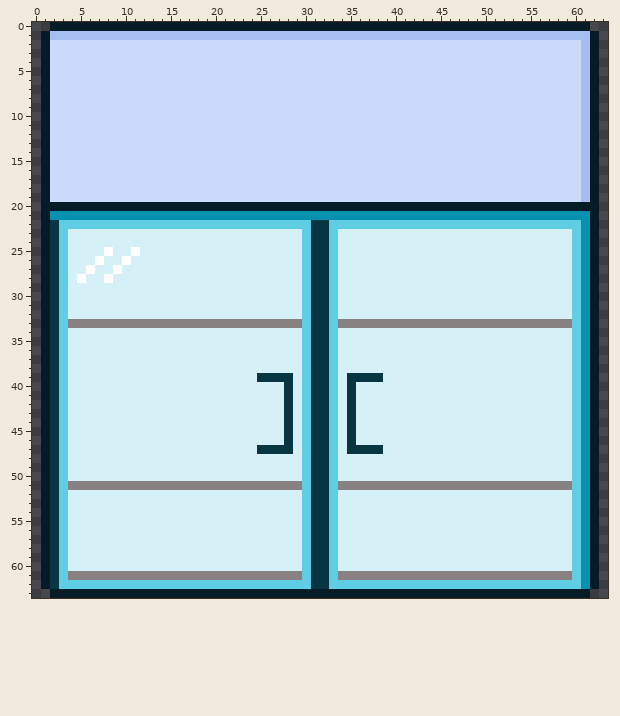
Pixel-art file: sprite_assets/kitchen/spr_fridge.aseprite. Above, as it was before the edit.
64x64 pixels, 1 frame. Colours within 5 levels of each other are drawn and written as one.
Now the later version:
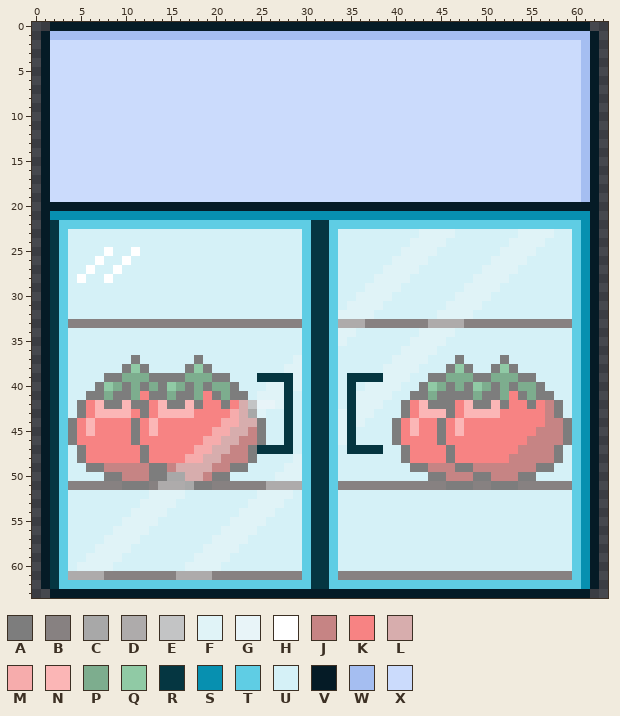
Palette (. is transparent): A #7d7d7d  B #878181  C #a8a8a8  D #aeabab  E #c3c4c5  F #e0f3f7  G #e8f4f8  H #ffffff  J #c68484  K #f78383  L #d7adad  M #f6acac  N #fbb6b6  P #7dad8e  Q #90caa5  R #053641  S #0790b0  T #5fcde4  U #d5f1f7  V #051b26  W #a5bef1  X #cbdbfc
The edit:
Layers "Layer 5", "Layer 4":
y 23: x 43..46 UUUU -> FFFF; x 54..57 UUUU -> FFFF
y 24: x 42..45 UUUU -> FFFF; x 53..56 UUUU -> FFFF
y 25: x 41..44 UUUU -> FFFF; x 52..55 UUUU -> FFFF
y 26: x 40..43 UUUU -> FFFF; x 51..54 UUUU -> FFFF
y 27: x 39..42 UUUU -> FFFF; x 50..53 UUUU -> FFFF
y 28: x 38..41 UUUU -> FFFF; x 49..52 UUUU -> FFFF
y 29: x 37..40 UUUU -> FFFF; x 48..51 UUUU -> FFFF
y 30: x 36..39 UUUU -> FFFF; x 47..50 UUUU -> FFFF
y 31: x 35..38 UUUU -> FFFF; x 46..49 UUUU -> FFFF
y 32: x 34..37 UUUU -> FFFF; x 45..48 UUUU -> FFFF
y 33: x 34..36 BBB -> DDD; x 44..47 BBBB -> DDDD
y 34: x 34..35 UU -> FF; x 43..46 UUUU -> FFFF
y 35: x 34 U -> F; x 42..45 UUUU -> FFFF
y 36: x 41..44 UUUU -> FFFF
y 37: x 11 U -> A; x 18 U -> A; x 29 U -> F; x 40..43 UUUU -> FFFF; x 47 U -> A; x 52 U -> A
y 38: x 10..12 UUU -> AQA; x 17..19 UUU -> AQA; x 28..29 UU -> FF; x 39..42 UUUU -> FFFF; x 46..48 UUU -> AQA; x 51..53 UUU -> AQA
y 39: x 8..21 UUUUUUUUUUUUUU -> AAPPPAAAAPPPAA; x 29 U -> F; x 39..41 UUU -> FFF; x 44..55 UUUUUUUUUUUU -> AAPPPAAPPPAA
y 40: x 7..22 UUUUUUUUUUUUUUUU -> AQPAPAPAQPAPAPPA; x 26..27 UU -> FF; x 29 U -> F; x 37..40 UUUU -> FFFF; x 43..56 UUUUUUUUUUUUUU -> AQPAPAQPAPAPPA
y 41: x 6..23 UUUUUUUUUUUUUUUUUU -> AAPAAPKAAPAAPKAPAA; x 25..27 UUU -> FFF; x 36..39 UUUU -> FFFF; x 42..57 UUUUUUUUUUUUUUUU -> AAPAAAAPAAPKAPAA
y 42: x 5..27 UUUUUUUUUUUUUUUUUUUUUUU -> AKNAANAAKNAANAKKAKLEGGF; x 36..38 UUU -> FFF; x 41..58 UUUUUUUUUUUUUUUUUU -> AKNAAAKNAANAKKAKJA
y 43: x 5..25 UUUUUUUUUUUUUUUUUUUUU -> AKNNNNKAKNNNNKKKKMLCF; x 34 U -> F; x 36..37 UU -> FF; x 41..58 UUUUUUUUUUUUUUUUUU -> AKNNNAKNNNNKKKKKJA
y 44: x 4..25 UUUUUUUUUUUUUUUUUUUUUU -> AKNKKKKAKNKKKKKKKMMLLA; x 34 U -> F; x 36 U -> F; x 40..59 UUUUUUUUUUUUUUUUUUUU -> AKNKKAKNKKKKKKKKKJJA
y 45: x 4..25 UUUUUUUUUUUUUUUUUUUUUU -> AKNKKKKAKNKKKKKKMMLLJA; x 34 U -> F; x 40..59 UUUUUUUUUUUUUUUUUUUU -> AKNKKAKNKKKKKKKKJJJA
y 46: x 4..25 UUUUUUUUUUUUUUUUUUUUUU -> AKKKKKKAKKKKKKKMMLLJJA; x 34 U -> F; x 40..59 UUUUUUUUUUUUUUUUUUUU -> AKKKKAKKKKKKKKKJJJJA
y 47: x 5..24 UUUUUUUUUUUUUUUUUUUU -> AKKKKKKAKKKKKMMLLJJA; x 41..58 UUUUUUUUUUUUUUUUUU -> AKKKKAKKKKKKKJJJJA
y 48: x 5..24 UUUUUUUUUUUUUUUUUUUU -> AKKKKKKAKKKKMMLLJJJA; x 29 U -> F; x 41..58 UUUUUUUUUUUUUUUUUU -> AKKKKAKKKKKKJJJJJA
y 49: x 6..23 UUUUUUUUUUUUUUUUUU -> AAJJJJJAAJLLLLJJAA; x 28..29 UU -> FF; x 42..57 UUUUUUUUUUUUUUUU -> AAJJJAAJJJJJJJAA
y 50: x 8..21 UUUUUUUUUUUUUU -> AAJJJAACCLLJAA; x 27..29 UUU -> FFF; x 44..55 UUUUUUUUUUUU -> AAJJJAAJJJAA
y 51: x 10..12 BBB -> AAA; x 14..19 BBBBBB -> DDDCAA; x 26..29 BBBB -> DDDD; x 46..48 BBB -> AAA; x 51..53 BBB -> AAA
y 52: x 13..16 UUUU -> FFFF; x 25..28 UUUU -> FFFF
y 53: x 12..15 UUUU -> FFFF; x 24..27 UUUU -> FFFF
y 54: x 11..14 UUUU -> FFFF; x 23..26 UUUU -> FFFF
y 55: x 10..13 UUUU -> FFFF; x 22..25 UUUU -> FFFF
y 56: x 9..12 UUUU -> FFFF; x 21..24 UUUU -> FFFF
y 57: x 8..11 UUUU -> FFFF; x 20..23 UUUU -> FFFF
y 58: x 7..10 UUUU -> FFFF; x 19..22 UUUU -> FFFF
y 59: x 6..9 UUUU -> FFFF; x 18..21 UUUU -> FFFF
y 60: x 5..8 UUUU -> FFFF; x 17..20 UUUU -> FFFF
y 61: x 4..7 BBBB -> DDDD; x 16..19 BBBB -> DDDD
Pixel boxes of the changes (left, top, right, bottom) in both pictures:
changed: (338, 229, 572, 490)
changed: (68, 355, 302, 580)
